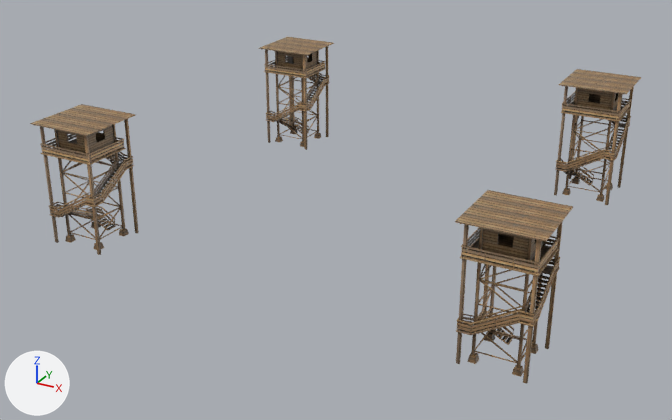
The OBJ model models/watch_tower/watch_tower.obj: old version first, new version second.
One viewpoint serves both versions: a 50 mm lens placed at (38.6, -81.5, 40.4), pointed at (-3.5, -4.9, 2.2). Lighting does not change. The marker at lower left points along +X, +Y and +Z. Where no turn or scale is listed for an object, it has been applied to the vertices.

Before the edit, the objects in view are built like this:
```python
me_watchtowerhigh_watchtower = bpy.data.meshes.new('watchtowerHigh_watchtower')
me_watchtowerhigh_watchtower.from_pydata(...)  # 1630 vertices, 1024 faces; spans x 13.28..20.3, y 13.14..20.16, z 0.47..13.18
me_watchtowerhigh_watchtower.materials.append(mat_material_002)  # picture img_wood_tower_col_jpg
me_watchtowerhigh_watchtower_001 = bpy.data.meshes.new('watchtowerHigh_watchtower.001')
me_watchtowerhigh_watchtower_001.from_pydata(...)  # 1630 vertices, 1024 faces; spans x -23.7..-16.93, y 12.33..19.1, z 0.59..12.86
me_watchtowerhigh_watchtower_001.materials.append(mat_material_002)  # picture img_wood_tower_col_jpg
me_watchtowerhigh_watchtower_002 = bpy.data.meshes.new('watchtowerHigh_watchtower.002')
me_watchtowerhigh_watchtower_002.from_pydata(...)  # 1630 vertices, 1024 faces; spans x -26.52..-19.65, y -22.31..-15.44, z 0.37..12.82
me_watchtowerhigh_watchtower_002.materials.append(mat_material_002)  # picture img_wood_tower_col_jpg
ob_watchtowerhigh_watchtower = bpy.data.objects.new('watchtowerHigh_watchtower', me_watchtowerhigh_watchtower)
ob_watchtowerhigh_watchtower.location = (0.0, 0.0, 0.0)
ob_watchtowerhigh_watchtower_001 = bpy.data.objects.new('watchtowerHigh_watchtower.001', me_watchtowerhigh_watchtower_001)
ob_watchtowerhigh_watchtower_001.location = (0.0, 0.0, 0.0)
ob_watchtowerhigh_watchtower_002 = bpy.data.objects.new('watchtowerHigh_watchtower.002', me_watchtowerhigh_watchtower_002)
ob_watchtowerhigh_watchtower_002.location = (0.0, 0.0, 0.0)
# also in view: 'watchtowerHigh_watchtower.003' at (19.9, -20.0, 6.4)
```
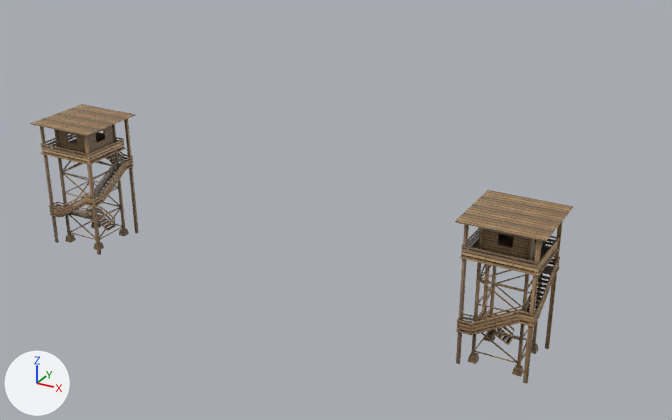
The edits, one by one:
Object 'watchtowerHigh_watchtower' (ob_watchtowerhigh_watchtower) is deleted.
Object 'watchtowerHigh_watchtower.001' (ob_watchtowerhigh_watchtower_001) is deleted.

Changed parts and their boxes [x1, y1, x2, y2] in the pictures (672 x 420 px):
'watchtowerHigh_watchtower', deleted (brown): before [554, 69, 641, 205]
'watchtowerHigh_watchtower.001', deleted (brown): before [259, 37, 334, 150]
